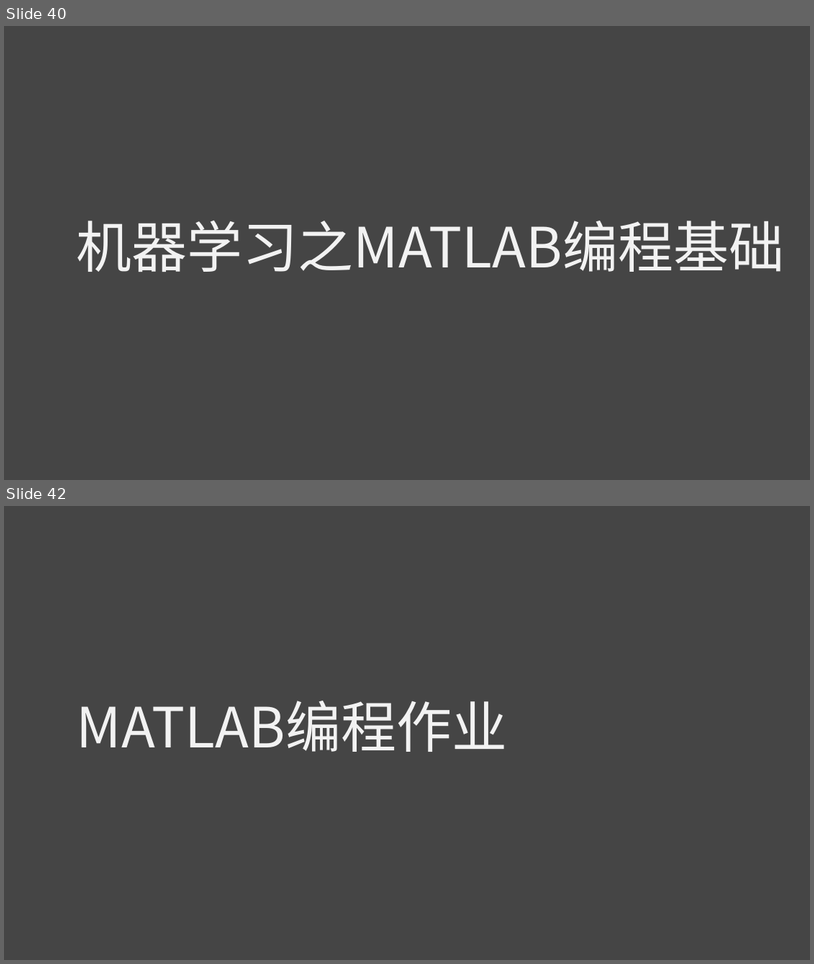
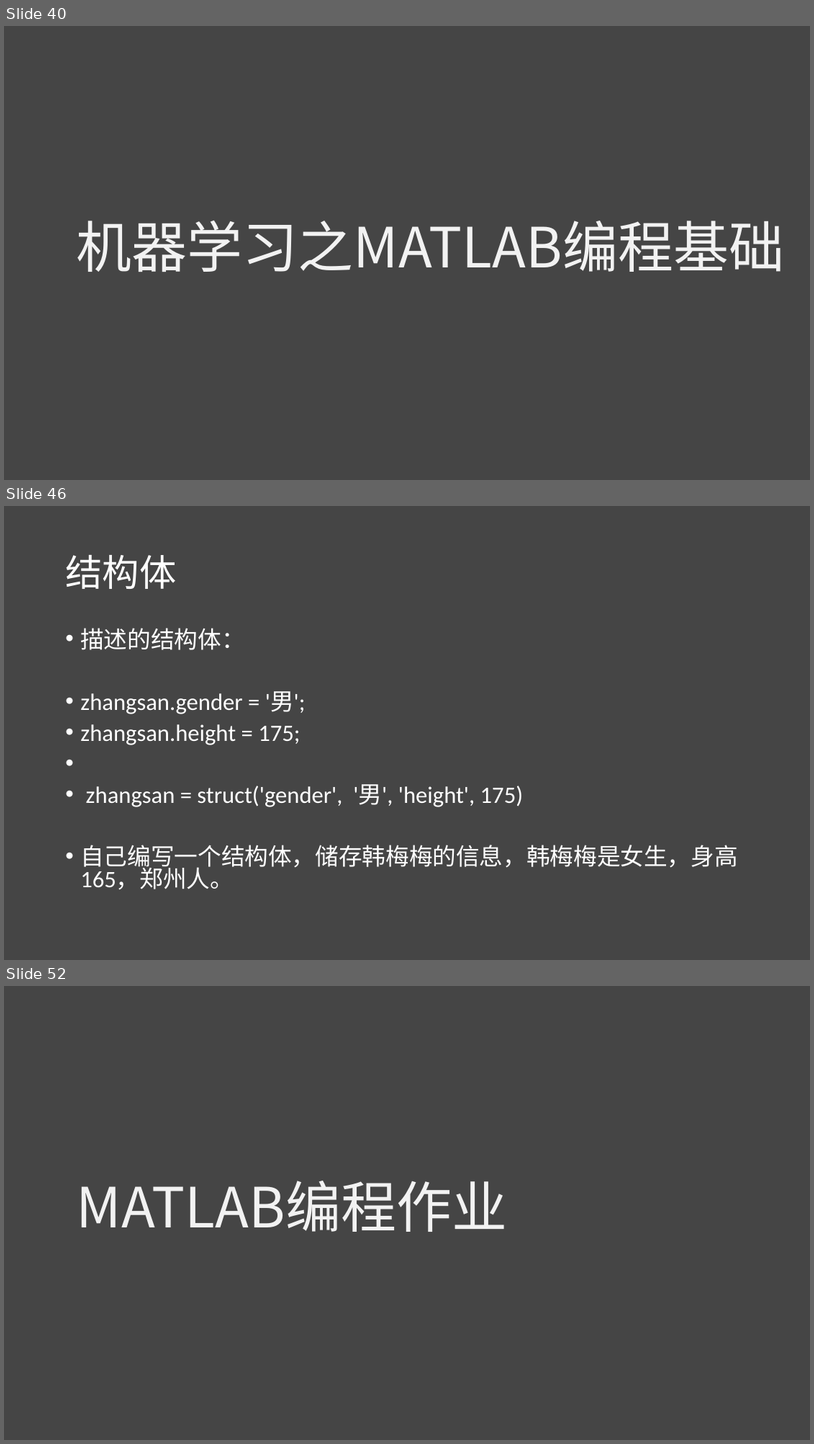
Before and after one commit to lichao312214129/lc_rsfmri_tools_python, a slide deck: The_first_ml_training/第一届机器学习实战班.pptx. Shown one above the other, each under a label of ours: slides 40 and 42 before the commit, slides 40, 46 and 52 after it; the slides between them are not shown. The pictures are 814x964 and 814x1444 pixels, drawn with LibreOffice and Linux fonts; fonts in the diff are those of the drawing. Boxes give left, top, right and bottom in pixels: in the first picture for what was removed or moved away, otherwise in the second. Text is boxed around its words. In the diff, an @@ line names an element or a change of style, - is before the commit and + after.

```diff
--- a/The_first_ml_training/第一届机器学习实战班.pptx
+++ b/The_first_ml_training/第一届机器学习实战班.pptx
@@ slide 46 added at (x1=4, y1=506, x2=810, y2=960), background #454545 @@
@@ title added at (x1=65, y1=555, x2=176, y2=589), 44 pt, text #FFFFFF @@
+结构体
@@ text added at (x1=80, y1=628, x2=738, y2=890), 28 pt, text #FFFFFF @@
+• 描述的结构体：
+• zhangsan.gender = '男';
+• zhangsan.height = 175;
+• zhangsan = struct('gender', '男', 'height', 175)
+• 自己编写一个结构体，储存韩梅梅的信息，韩梅梅是女生，身高165，郑州人。
@@ what was slide 42 is now slide 52 @@
```
Also in this commit, not shown: 1 slide changed, 9 other slides added, 10 other files.
